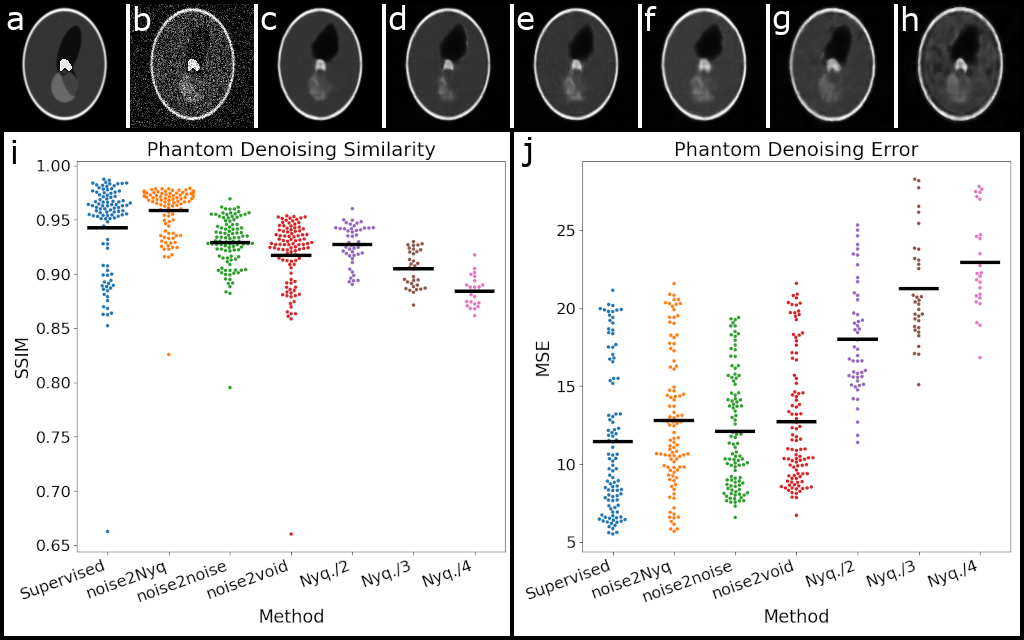
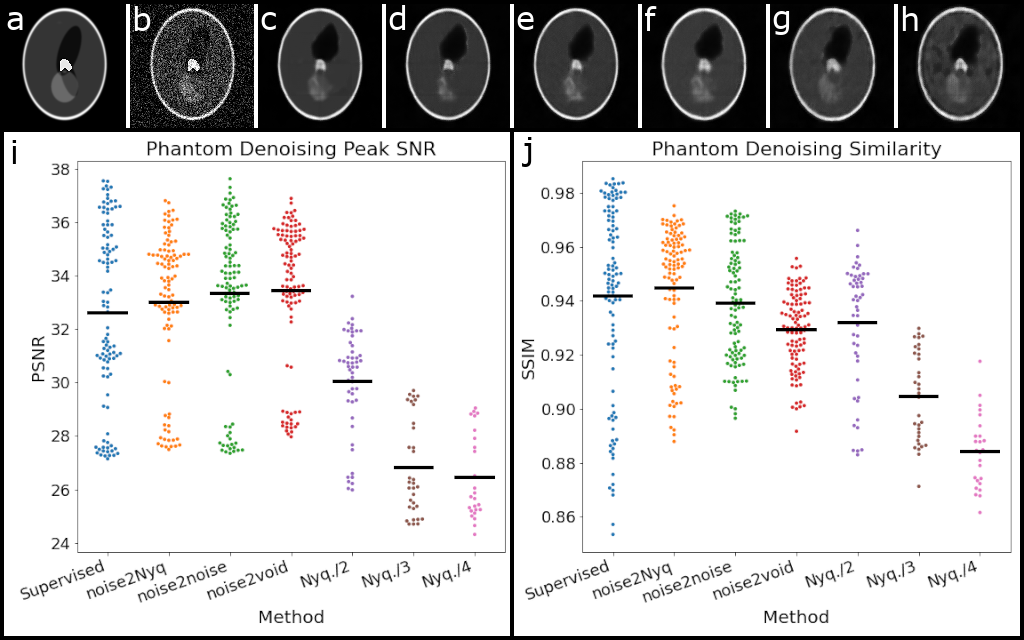
Layered file, before and after one edit (w=1024, h=640). Changes by layer:
added layer "Pasted Layer #8" above "Pasted Layer #7" over (14, 141, 1012, 624)
